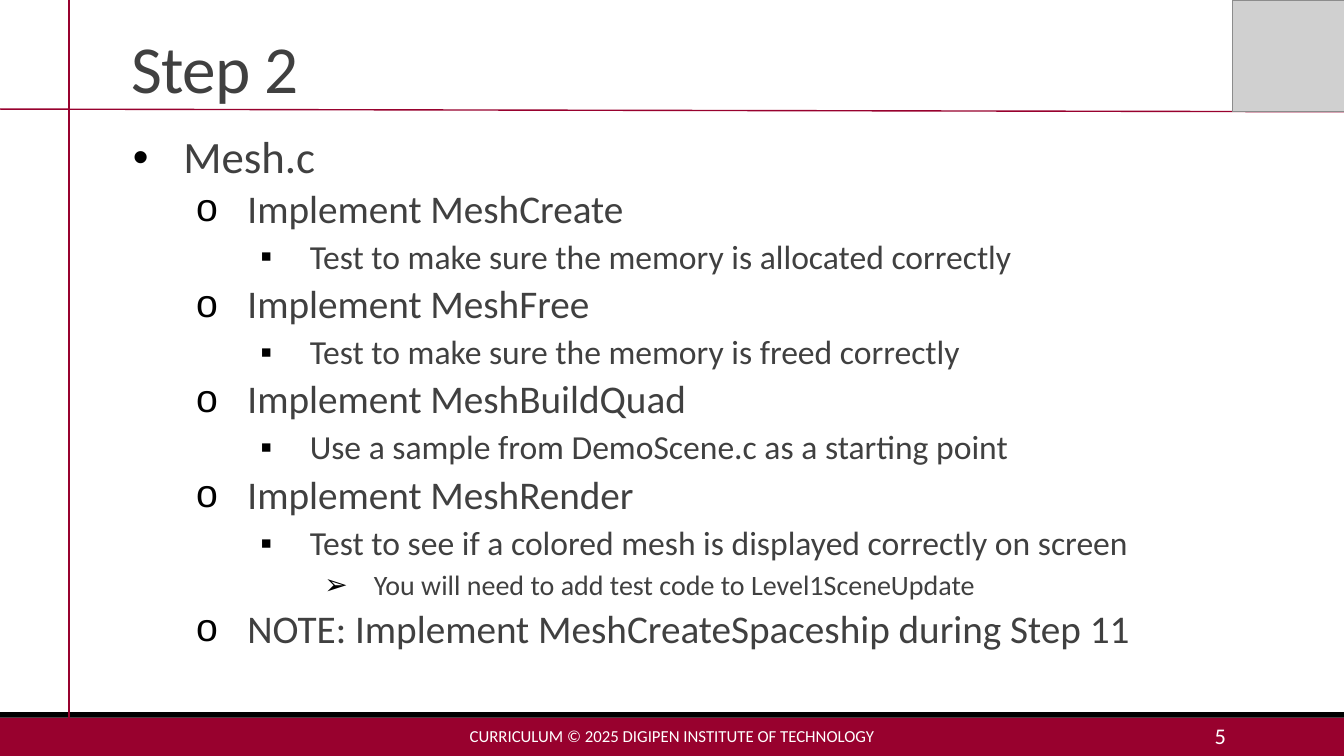
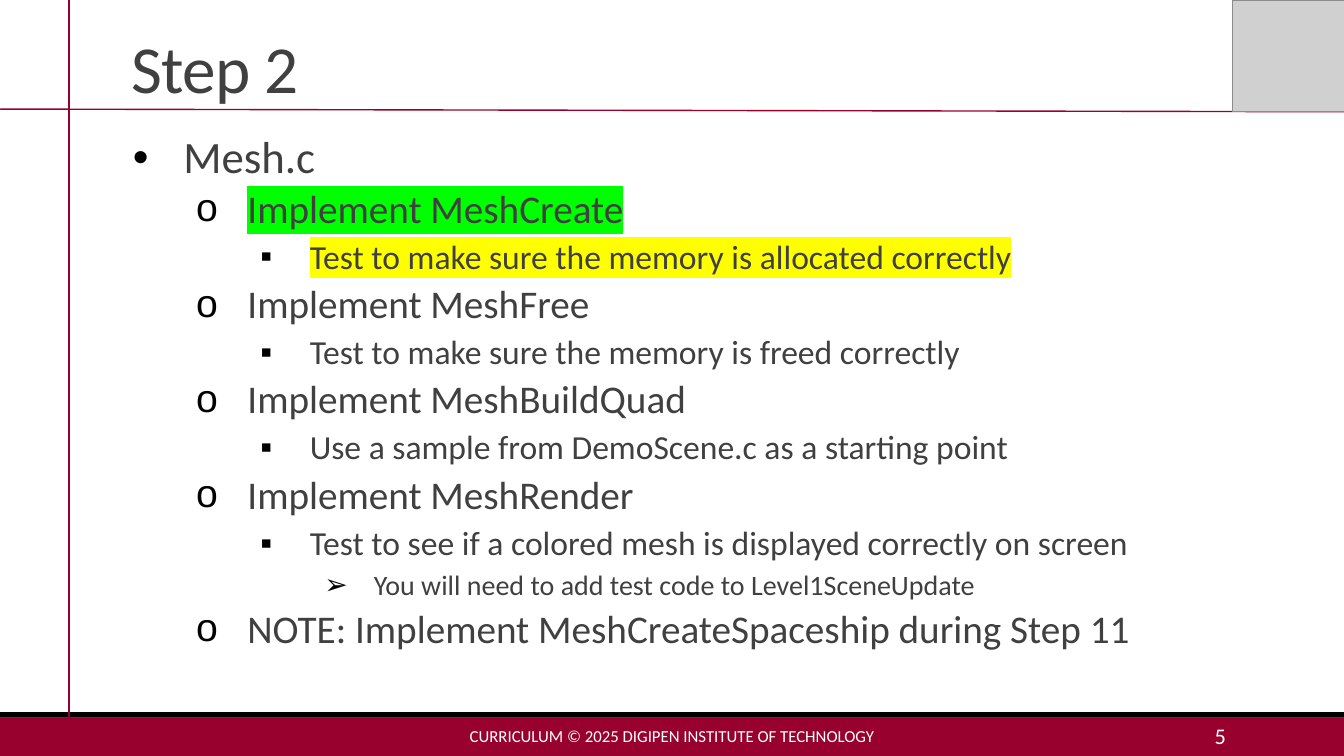
Before and after one commit to MakoJBryant/cs-230-project-game-engine, a slide deck: slide 5 of Project2-Lecture.pptx. Drawn at 1344x756 pixels with LibreOffice and Linux fonts; fonts in the diff are those of the drawing; grey boxes stand for pictures. Boxes give left, top, right and bottom in pixels: in the first picture for what was removed or moved away, otherwise in the second. Text is boxed around its words. In the diff, an @@ line names an element or a change of style, - is before the commit and + after.

Commit message:
🧠 add MeshCreate() logic
and updated powerpoint/word docs

```diff
--- a/Project2-Lecture.pptx
+++ b/Project2-Lecture.pptx
@@ text at <box>247,195,1012,277</box>: highlight none to #00FF00 in "Implement MeshCreate"; highlight none to #FFFF00 in "Test to make sure the memory is ..." @@
```
Also in this commit, not shown: 1 other slide changed, 2 other files.
